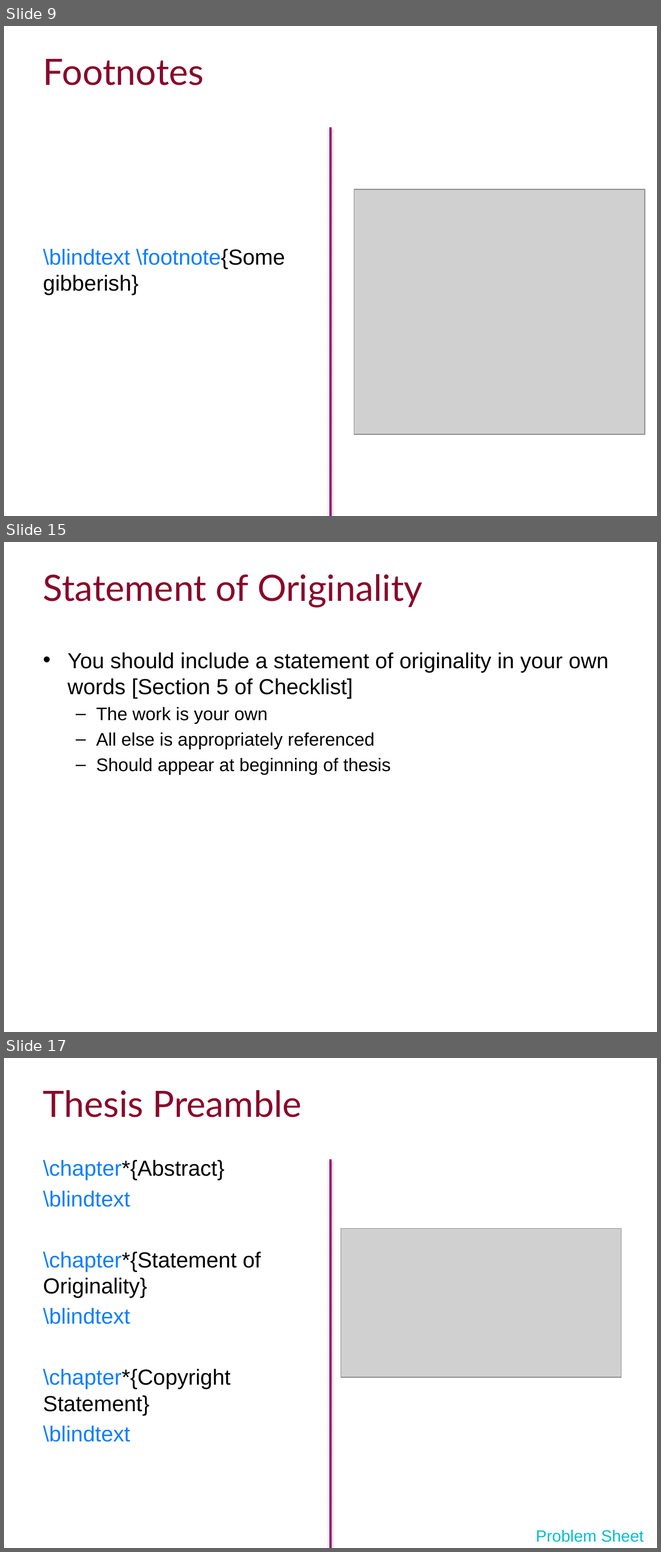
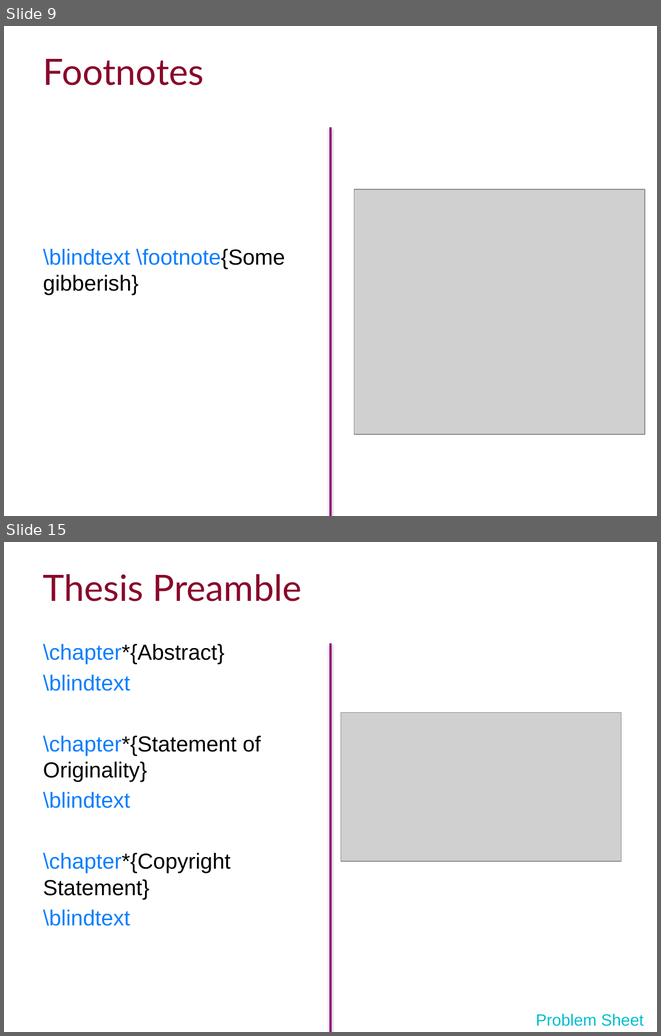
Before and after one commit to ImperialCollegeLondon/RCDS-writing-theses-in-latex, a slide deck: Writing Theses in Latex Slides.pptx. Shown one above the other, each under a label of ours: slides 9, 15 and 17 before the commit, slides 9 and 15 after it; the slides between them are not shown. The pictures are 661x1552 and 661x1036 pixels, drawn with LibreOffice and Linux fonts; fonts in the diff are those of the drawing; grey boxes stand for pictures; background and template pictures are left out. Boxes give left, top, right and bottom in pixels: in the first picture for what was removed or moved away, otherwise in the second. Text is boxed around its words. In the diff, an @@ line names an element or a change of style, - is before the commit and + after.

```diff
--- a/Writing Theses in Latex Slides.pptx
+++ b/Writing Theses in Latex Slides.pptx
@@ slide 15 removed at box(4, 542, 657, 1032), background #FFFFFF @@
@@ title removed at box(43, 574, 423, 608) @@
-Statement of Originality
@@ text removed at box(68, 652, 608, 775) @@
-• You should include a statement of originality in your own words [Section 5 of Checklist]
-  – The work is your own
-  – All else is appropriately referenced
-  – Should appear at beginning of thesis
@@ what was slide 17 is now slide 15 @@
```
Also in this commit, not shown: 10 slides changed, 1 slide added, 3 other slides removed, 3 other files.
